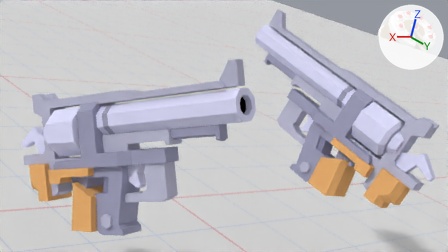
One commit to the Blender file models/jack and casie/pistol autorevolver.blend: the scene before it, then after it.
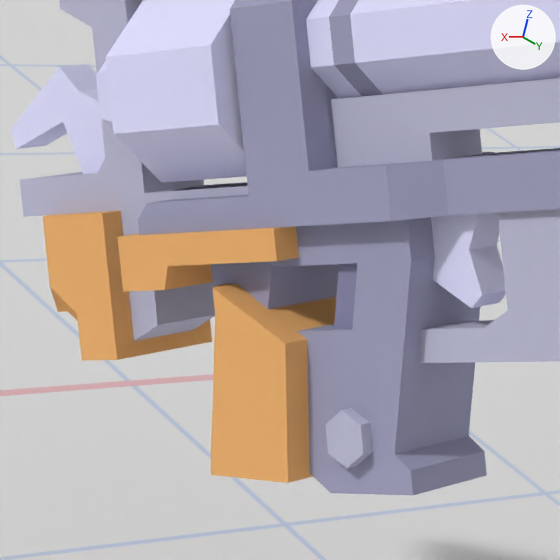
The first picture shows the older version from the file's camera 'Camera.001'. The close-ups show the older and then the newer version on the part from 4% to 36% of the width and 44% to 100% of the height of that picture. Only the edits that show in the close-ups are written down. Every picture has the same lights, and +X, +Y and +Z are marked at upper right.

Names of what the first close-up shows: '_env_groundplane.001', 'pose1'.
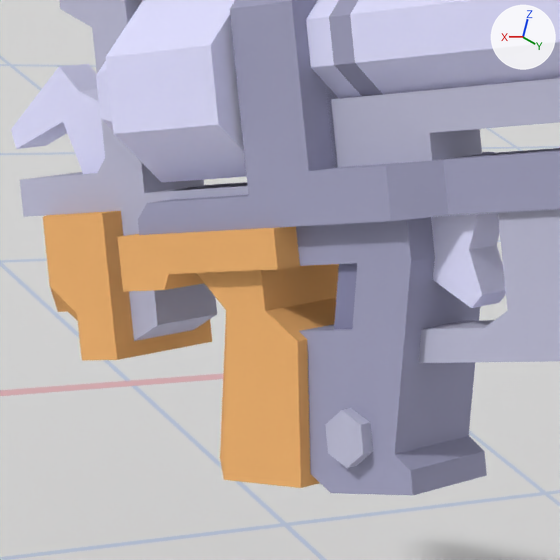
Changed parts and their boxes (x1, y1, x2, y2) in the close-ups (560 x 560 px):
part 1 of me_autorevolver, rebuilt
    before: (211, 284, 336, 483)
    after: (196, 264, 339, 488)
part 2 of me_autorevolver, built on
    before: (159, 220, 405, 309)
    after: (159, 220, 405, 290)

The edits, one by one:
me_autorevolver is used by ob_pose1; location (1.395, 1.024, 0.521); rotation (0.429, 0.00924, 0.195), in degrees (25, 0.5, 11).
me_autorevolver had 423 vertices, 368 faces and spanned x -0.117..0.117, y -0.511..0.95, z -0.129..0.609.
me_autorevolver now has 417 vertices, 364 faces and spans x -0.117..0.117, y -0.511..0.95, z -0.129..0.609.
me_autorevolver part 1: the loose piece of 18 vertices spanning x -0.1..0.1, y -0.12..0.07, z -0.11..0.13 is rebuilt with 20 vertices and now spans x -0.08..0.08, y -0.13..0.07, z -0.12..0.15.
Part 2, on me_autorevolver:
12 vertices are removed from x -0.064..0.064, y -0.1..0.02, z 0.08..0.16.
15 faces are deleted.
4 vertices in x -0.1..0.1, y -0.13..0.07, z 0.16 move by (0.0, 0.0, -0.01).
4 vertices are added at (0.064, 0.07, 0.16), (-0.064, 0.07, 0.16), (0.064, 0.07, 0.15), (-0.064, 0.07, 0.15).
6 new faces join them, mat_bluedgray35 (grey #a0a0bc).
